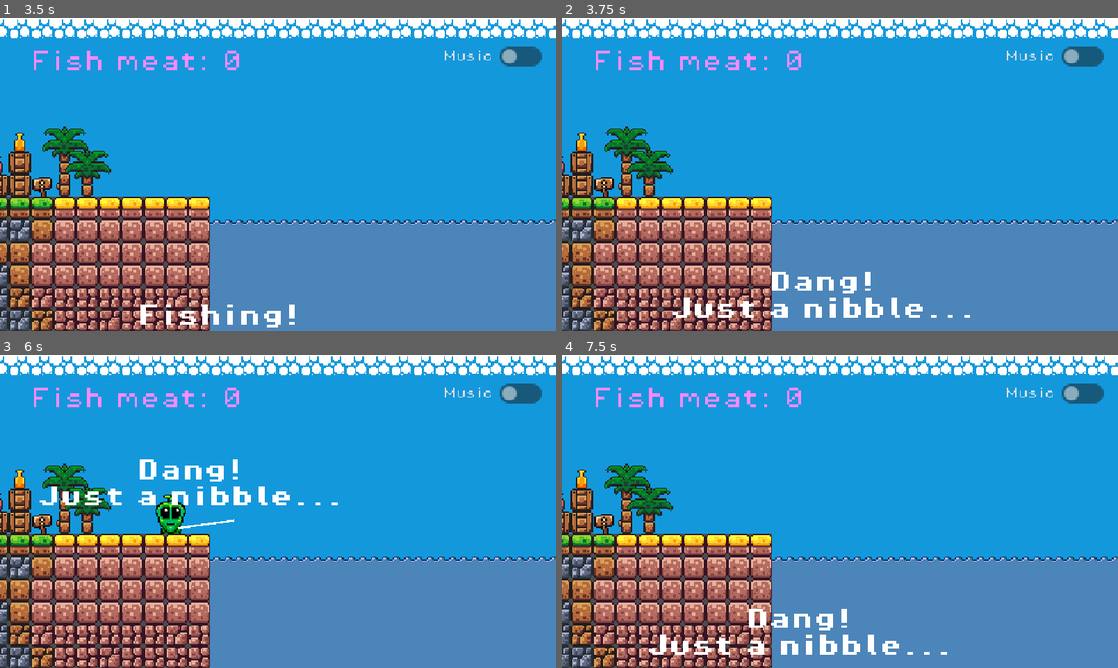
Above: before the commit, frames 1-4 (two rows, left to right).
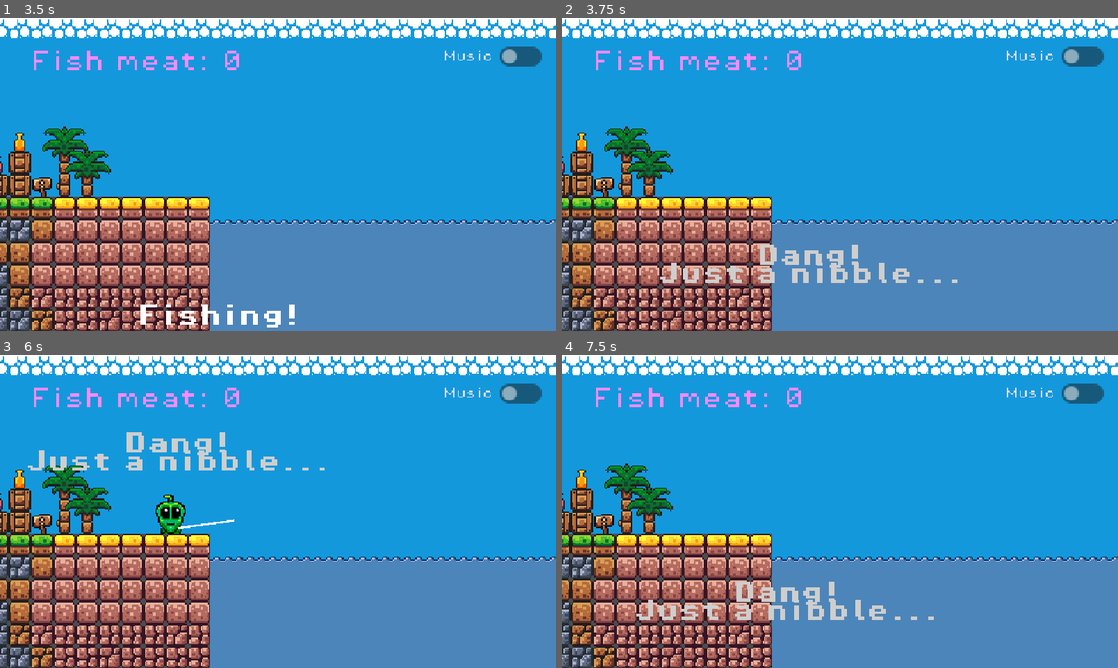
Above: after the commit, the same moments.

Repository: SWanstall/fishingOnAStar
Game: Godot game, scene res://scenes/fishing.tscn
The game is run twice, just before and just after one commit, with the same random seed, the same clock (stepped at 60 frames per second) and the same inputs. The engine's default icon, where the game draws it, is replaced by a stand-in: a white triangle on a blue panel in a dark square.
Inputs (mouse positions are in pixels of both pictures, inside the frame that each line leads up to):
- Up to frame 1 (3.5 s): tap Enter (ui_accept) at 0.5, 0.77 s; move the mouse to (400, 158) at 0.52 s; hold Right (ui_right) 0.53-1.25 s; click (400, 158) at 0.6 s; click "Music" at 1.25 s; move the mouse to (166, 190) at 2.02 s; hold Right (ui_right) 2.03-2.78 s; right-click (166, 190) at 2.1 s; tap Up (ui_up) at 2.27 s; move the mouse to (333, 105) at 2.77 s; hold Left (ui_left) from 2.78 s (still down); hold Mouse wheel down (scroll) from 2.78 s (still down)
- Up to frame 2 (3.75 s): tap Enter (ui_accept) at 3.5 s; move the mouse to (812, 237) at 3.52 s; release Left (ui_left) at 3.53 s; release Mouse wheel down (scroll) at 3.53 s; hold Right (ui_right) from 3.53 s (still down); click (812, 237) at 3.6 s
- Up to frame 3 (6 s): tap Enter (ui_accept) at 3.77, 4.52, 5.27 s; move the mouse to (444, 558) at 4.27 s; right-click (444, 558) at 4.35 s; move the mouse to (111, 464) at 5.02 s; release Right (ui_right) at 5.03 s; hold Left (ui_left) 5.03-5.78 s; tap Mouse wheel down (scroll) at 5.1 s; move the mouse to (305, 511) at 5.77 s; hold Right (ui_right) from 5.78 s (still down); click (305, 511) at 5.85 s
- Up to frame 4 (7.5 s): move the mouse to (756, 433) at 6.52 s; release Right (ui_right) at 6.53 s; hold Left (ui_left) from 6.53 s (still down); right-click (756, 433) at 6.6 s; tap Enter (ui_accept) at 6.77, 7.25 s; move the mouse to (962, 495) at 7.27 s; hold Mouse wheel down (scroll) from 7.28 s (still down)

Frame 1 is identical in both runs. In frame 2, 2.9% of the frame differs, in the area x 17-74%, y 72-96%; in frame 3, 2.8%; in frame 4, 2.9%.
Error in both runs: Invalid access to property or key 'global_position' on a base object of type 'previously freed'. (res://scripts/hook_2.gd:45)

Commit message:
Improved fishing messages with colours and formatting

Diff:
--- a/scenes/character.tscn
+++ b/scenes/character.tscn
@@ -127,19 +127,22 @@
 
 [node name="Bite!" type="Label" parent="." unique_id=1265115362]
 z_index = 2
-offset_left = -33.0
-offset_top = -51.0
-offset_right = 83.0
-offset_bottom = -28.0
+offset_left = -32.0
+offset_top = -56.0
+offset_right = 84.0
+offset_bottom = -33.0
+theme_override_colors/font_color = Color(1, 0.08235294, 0, 1)
 theme_override_fonts/font = ExtResource("3_lrhn5")
 text = "Bite!"
 
 [node name="Hooked!" type="Label" parent="." unique_id=1161779799]
 z_index = 2
-offset_left = -54.0
-offset_top = -51.0
-offset_right = 54.0
-offset_bottom = -28.0
+offset_left = -56.0
+offset_top = -72.0
+offset_right = 52.0
+offset_bottom = -18.0
+theme_override_colors/font_color = Color(1, 1, 1, 1)
+theme_override_constants/line_spacing = -3
 theme_override_fonts/font = ExtResource("3_lrhn5")
 text = "Hooked!
 Reel in!"
@@ -147,10 +150,12 @@
 
 [node name="Nibble" type="Label" parent="." unique_id=831942370]
 z_index = 2
-offset_left = -95.0
-offset_top = -53.0
-offset_right = 123.0
+offset_left = -104.0
+offset_top = -72.0
+offset_right = 114.0
 offset_bottom = -18.0
+theme_override_colors/font_color = Color(0.80656594, 0.80656606, 0.80656606, 1)
+theme_override_constants/line_spacing = -3
 theme_override_fonts/font = ExtResource("3_lrhn5")
 text = "Dang!
 Just a nibble..."
